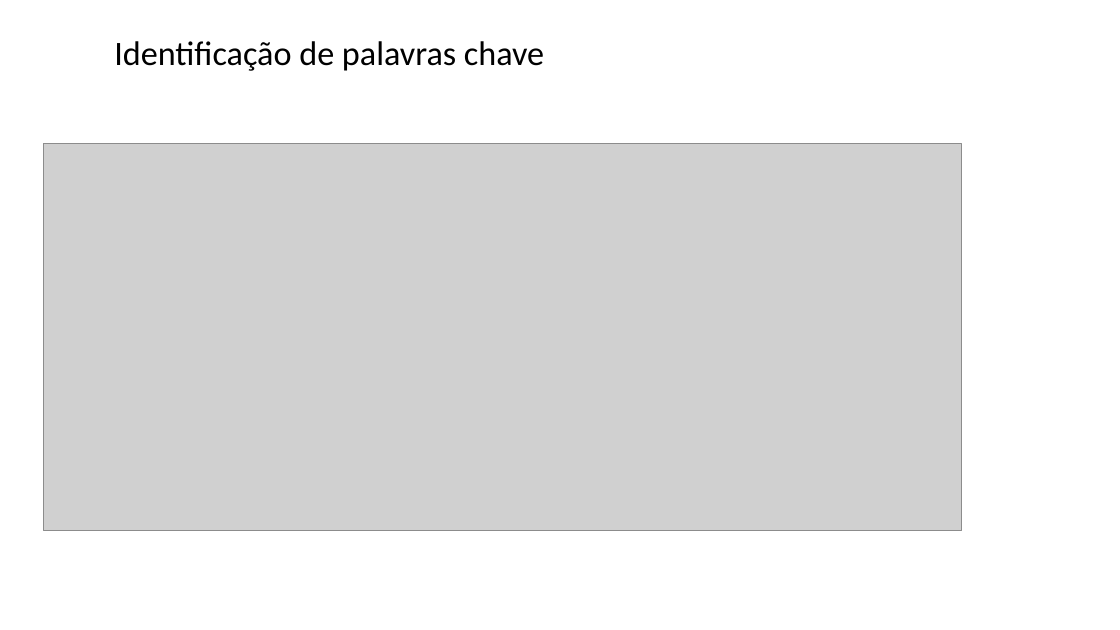
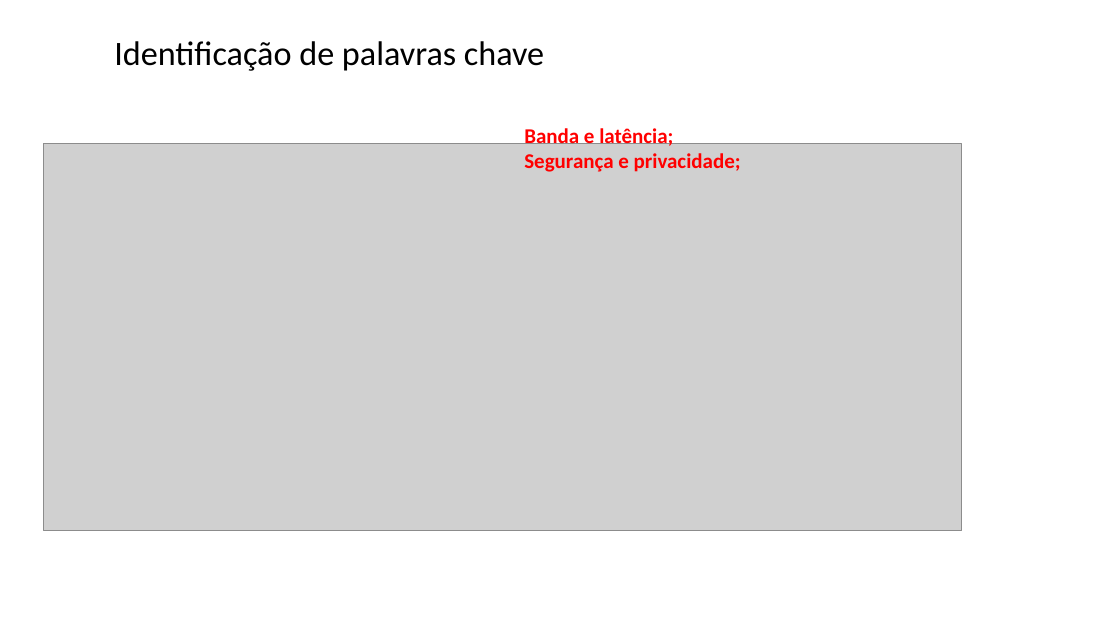
Before and after one commit to zz4fap/tp557-iot-ml, a slide deck: slide 9 of slides/TP557_17_identificação_palavras_chave.pptx. Drawn at 1120x630 pixels with LibreOffice and Linux fonts; fonts in the diff are those of the drawing; grey boxes stand for pictures; background and template pictures are left out. Boxes give left, top, right and bottom in pixels: in the first picture for what was removed or moved away, otherwise in the second. Text is boxed around its words. In the diff, an @@ line names an element or a change of style, - is before the commit and + after.

```diff
--- a/slides/TP557_17_identificação_palavras_chave.pptx
+++ b/slides/TP557_17_identificação_palavras_chave.pptx
@@ text added at box(524, 125, 741, 172), 18 pt, text #FF0000, bold @@
+Banda e latência;
+Segurança e privacidade;
```
Also in this commit, not shown: 16 other slides changed, 10 slides added, 2 slides removed, 1 other file.
